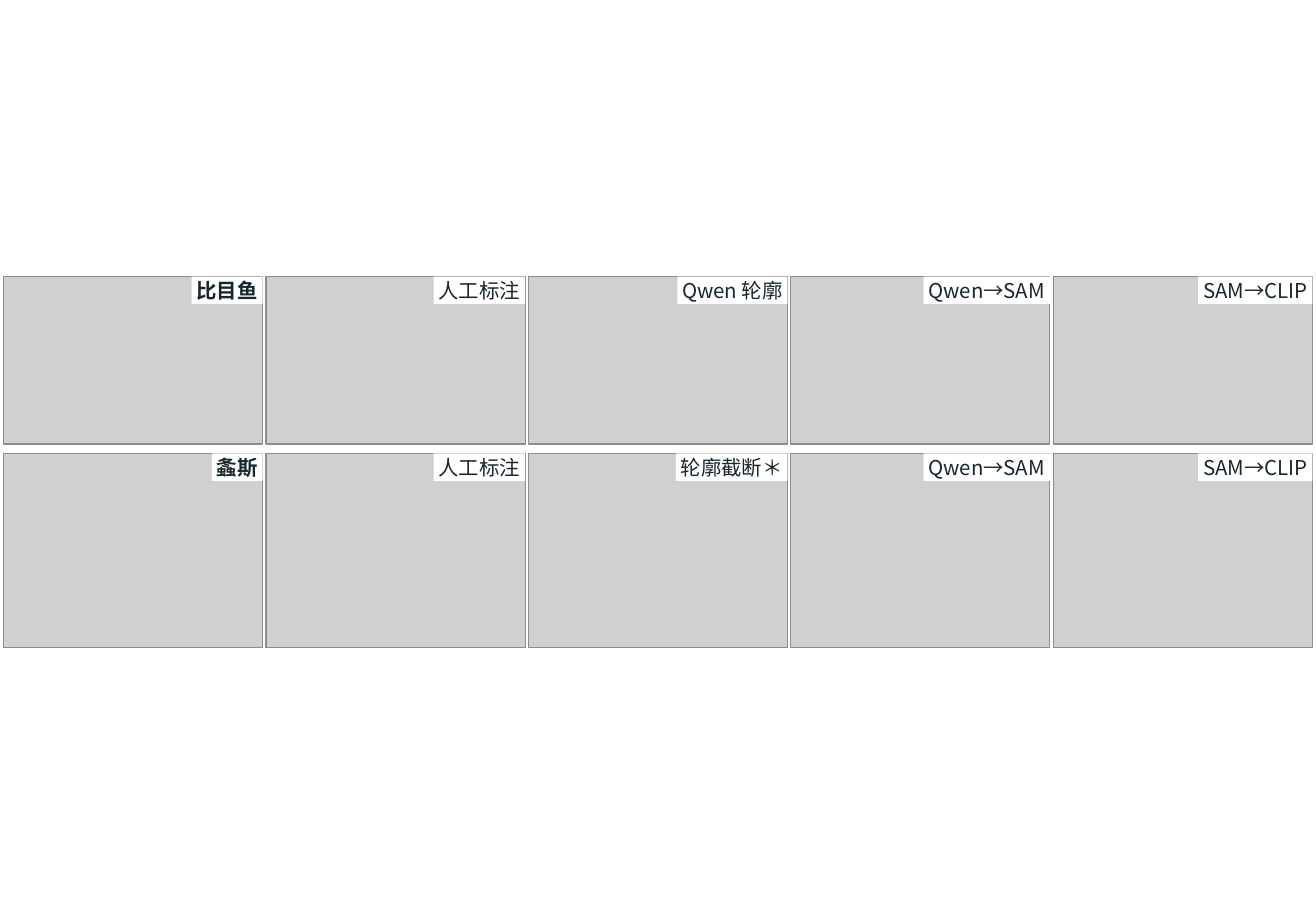
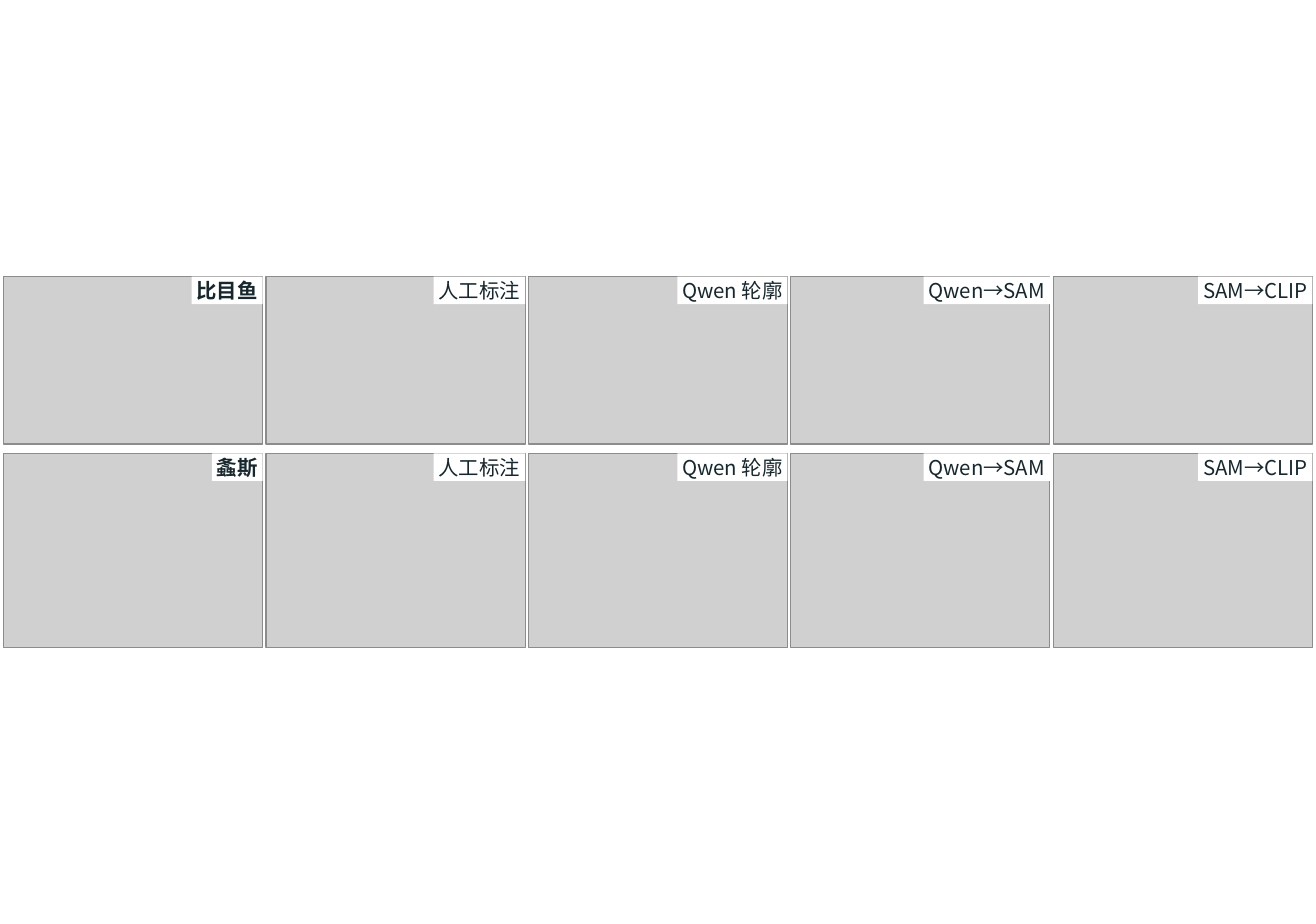
Before and after one commit to cbd2015/test, a slide deck: slide 3 of six-scene-detections.pptx. Drawn at 1316x924 pixels with LibreOffice and Linux fonts; fonts in the diff are those of the drawing; grey boxes stand for pictures. Boxes give left, top, right and bottom in pixels: in the first picture for what was removed or moved away, otherwise in the second. Text is boxed around its words. In the diff, an @@ line names an element or a change of style, - is before the commit and + after.

Commit message:
Use a consistent Qwen contour label in the COD comparison

```diff
--- a/six-scene-detections.pptx
+++ b/six-scene-detections.pptx
@@ text in rectangle at [682, 458, 783, 479]: text changed @@
-轮廓截断＊
+Qwen 轮廓
```
Also in this commit, not shown: 3 other files.
